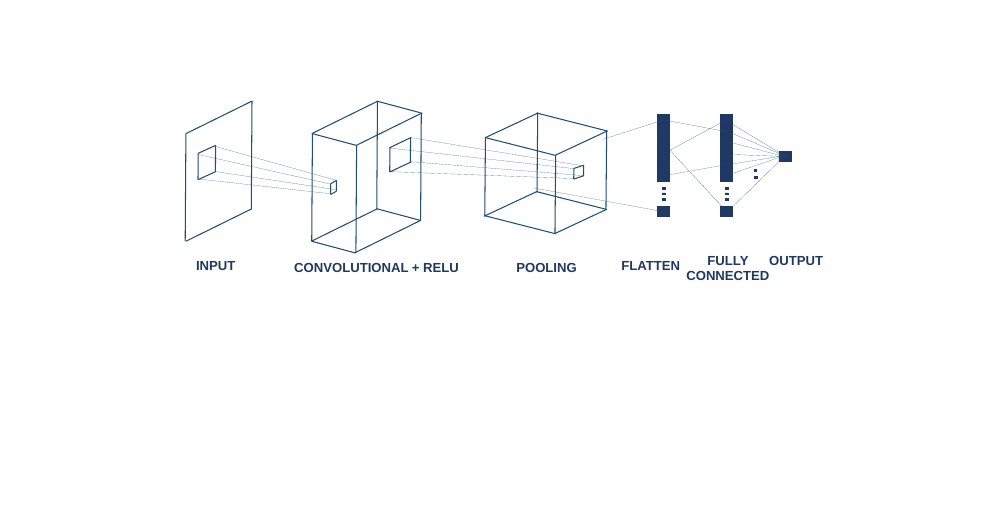
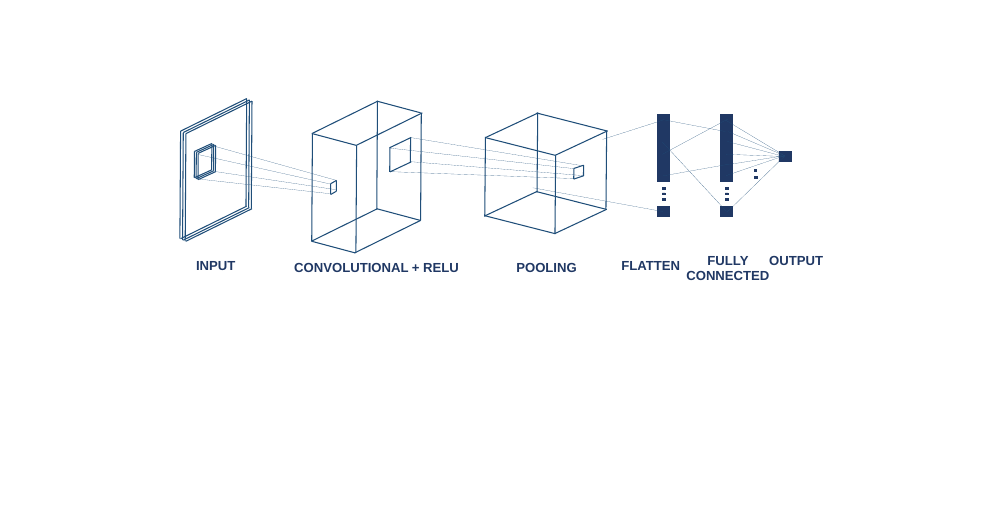
Before and after one commit to hvdthong/Just-in-time-DF-paper, a slide deck: slide 8 of figs/figures.pptx. Drawn at 1008x505 pixels with LibreOffice and Linux fonts; fonts in the diff are those of the drawing; background and template pictures are left out. Boxes give left, top, right and bottom in pixels: in the first picture for what was removed or moved away, otherwise in the second. Text is boxed around its words. In the diff, an @@ line names an element or a change of style, - is before the commit and + after.

```diff
--- a/figs/figures.pptx
+++ b/figs/figures.pptx
@@ group added at (194, 143, 212, 178): 4 lines @@
@@ group added at (196, 144, 214, 179): 4 lines @@
@@ group added at (180, 99, 247, 239): 4 lines @@
@@ group added at (183, 100, 249, 240): 4 lines @@
```
Also in this commit, not shown: 1 other file.
